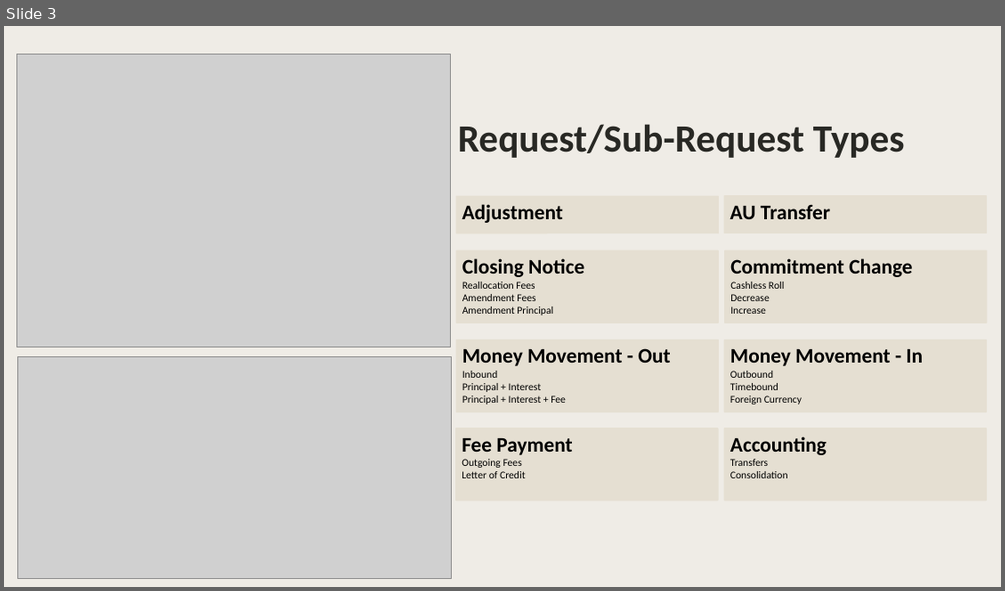
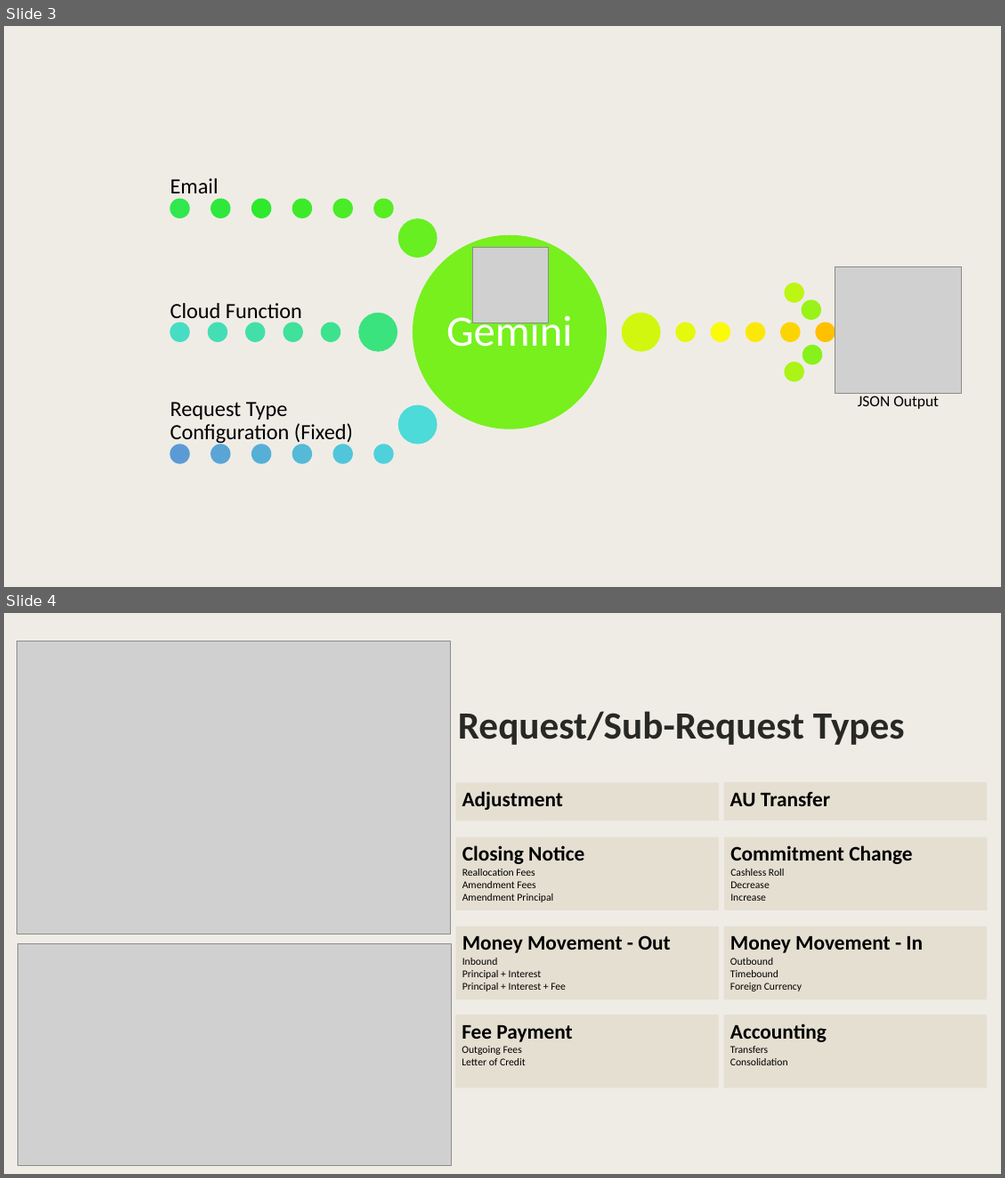
Before and after one commit to ewfx/gaied-mail-chimpanzee, a slide deck: artifacts/demo/Data-Pipeline-GCS-to-JSON.pptx. Shown one above the other, each under a label of ours: slide 3 before the commit, slides 3 and 4 after it. The pictures are 1005x591 and 1005x1178 pixels, drawn with LibreOffice and Linux fonts; fonts in the diff are those of the drawing; grey boxes stand for pictures; background and template pictures are left out. Boxes give left, top, right and bottom in pixels: in the first picture for what was removed or moved away, otherwise in the second. Text is boxed around its words. In the diff, an @@ line names an element or a change of style, - is before the commit and + after.

```diff
--- a/artifacts/demo/Data-Pipeline-GCS-to-JSON.pptx
+++ b/artifacts/demo/Data-Pipeline-GCS-to-JSON.pptx
@@ slide 3 added at <box>4,26,1001,587</box>, background #FFFFFF; not listed: 1 template element that a slide beside it also shows @@
@@ picture added at <box>472,247,548,322</box> @@
@@ picture added at <box>834,266,961,393</box> @@
@@ text added at <box>858,395,938,409</box>, 18 pt, text #000000 @@
+JSON Output
@@ group added at <box>170,178,835,463</box>: 31 ellipses, 4 texts @@
+Gemini
+Email
+Cloud Function
+Request Type Configuration (Fixed)
@@ what was slide 3 is now slide 4 @@
```
Also in this commit, not shown: 2 slides changed.
